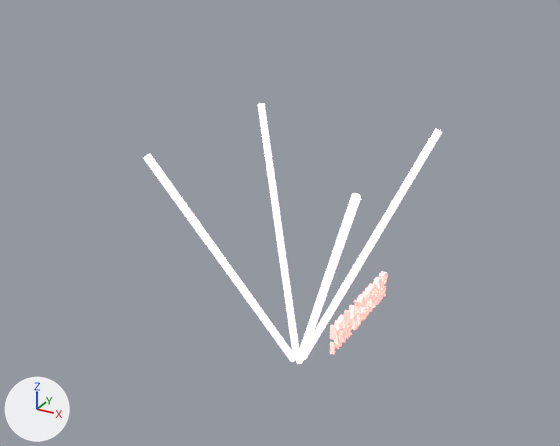
The glTF model static/hollywood-lights.glb as it was, and as the next commit left it.
Camera for both pictures: a 50 mm camera at (157.0, -305.0, 196.0) aimed at (-11.0, 1.0, 43.0). The lights are fixed; the arrows at lower left show +X, +Y and +Z. Where no turn or scale is listed for an object, it has been applied to the vertices. Vertices at the same position are counted once.

Script lines for the objects in view, before the commit:
```python
ob_cylinder = bpy.data.objects.new('Cylinder', me_cylinder_001)
ob_cylinder.location = (-25.7, -25.8, 27.6)
ob_cylinder_001 = bpy.data.objects.new('Cylinder.001', me_cylinder_002)
ob_cylinder_001.location = (25.9, 25.7, 27.6)
ob_cylinder_002 = bpy.data.objects.new('Cylinder.002', me_cylinder_003)
ob_cylinder_002.location = (-25.7, 25.7, 27.6)
ob_cylinder_003 = bpy.data.objects.new('Cylinder.003', me_cylinder)
ob_cylinder_003.location = (25.9, -25.8, 27.6)
ob_hollywood = bpy.data.objects.new('hollywood', me_text)
ob_hollywood.location = (32.9, 2.7, 10.2)
ob_nitelighter = bpy.data.objects.new('niteLighter', me_text_001)
ob_nitelighter.location = (33.5, 8.4, 3.3)
```
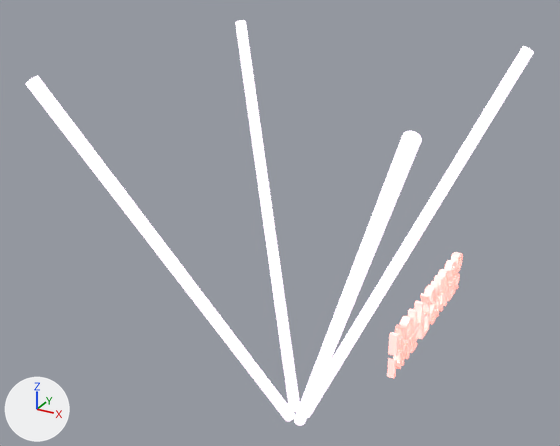
Location of each change, (x1, y1, x2, y2) in pixels of the pictures (560 x 446 px):
'Cylinder', reshaped, moved (76% wider, 66% taller): before (143, 153, 296, 362); after (25, 75, 295, 422)
'Cylinder.001', reshaped, moved (64% wider, 60% taller): before (304, 128, 442, 360); after (307, 46, 534, 418)
'Cylinder.003', reshaped, moved (95% wider, 72% taller): before (296, 193, 361, 364); after (294, 131, 422, 426)
'Cylinder.002', reshaped, moved (57% wider, 55% taller): before (258, 103, 299, 356); after (235, 20, 300, 412)
'hollywood', reshaped, moved (29% wider, 50% taller): before (330, 271, 388, 340); after (388, 252, 463, 356)
'niteLighter', reshaped, moved (30% wider, 50% taller): before (330, 286, 386, 355); after (387, 274, 460, 378)

What the commit changed:
me_cylinder_001 has 64 vertices, 64 faces and spans x -25.7..25.7, y -25.7..25.7, z -59.6..59.6.
me_cylinder_001 is used by ob_cylinder; location (-25.7, -25.8, 27.6).
me_cylinder_001 part 1: the whole mesh is multiplied about its middle by the matrix ((1.623, 0.0, 0.0), (0.0, 1.623, 0.0), (0.0, 0.0, 1.623)).
me_cylinder_002 has 64 vertices, 64 faces and spans x -25.7..25.7, y -25.7..25.7, z -59.6..59.6.
me_cylinder_002 is used by ob_cylinder_001; location (25.9, 25.7, 27.6).
me_cylinder_002 part 2: the whole mesh is multiplied about its middle by the matrix ((1.623, 0.0, 0.0), (0.0, 1.623, 0.0), (0.0, 0.0, 1.623)).
me_cylinder_003 has 64 vertices, 64 faces and spans x -25.7..25.7, y -25.7..25.7, z -59.6..59.6.
me_cylinder_003 is used by ob_cylinder_002; location (-25.7, 25.7, 27.6).
me_cylinder_003 part 3: the whole mesh is multiplied about its middle by the matrix ((1.623, 0.0, 0.0), (0.0, 1.623, 0.0), (0.0, 0.0, 1.623)).
me_cylinder has 64 vertices, 64 faces and spans x -25.7..25.7, y -25.7..25.7, z -59.6..59.6.
me_cylinder is used by ob_cylinder_003; location (25.9, -25.8, 27.6).
me_cylinder part 4: the whole mesh is multiplied about its middle by the matrix ((1.623, 0.0, 0.0), (0.0, 1.623, 0.0), (0.0, 0.0, 1.623)).
me_text has 3048 vertices, 6076 faces and spans x -0.5..1.9, y -34.3..29.2, z -2.6..4.4.
me_text is used by ob_hollywood; location (32.9, 2.7, 10.2).
me_text part 5: the whole mesh is multiplied about its middle by the matrix ((1.435, 0.0, 0.0), (0.0, 1.435, 0.0), (0.0, 0.0, 1.435)), then moved by (-0.7, -6.7, -1.1).
me_text_001 has 1330 vertices, 2620 faces and spans x -1.1..1.1, y -39.9..23.0, z -3.4..3.2.
me_text_001 is used by ob_nitelighter; location (33.5, 8.4, 3.3).
me_text_001 part 6: the whole mesh is multiplied about its middle by the matrix ((1.435, 0.0, 0.0), (0.0, 1.435, 0.0), (0.0, 0.0, 1.435)), then moved by (0.0, -7.9, 0.0).
Object 'Cylinder' (ob_cylinder) moves from (-25.7, -25.8, 27.6) to (-41.7, -41.9, 27.6).
Object 'Cylinder.001' (ob_cylinder_001) moves from (25.9, 25.7, 27.6) to (42.0, 41.8, 27.6).
Object 'Cylinder.002' (ob_cylinder_002) moves from (-25.7, 25.7, 27.6) to (-41.7, 41.8, 27.6).
Object 'Cylinder.003' (ob_cylinder_003) moves from (25.9, -25.8, 27.6) to (42.0, -41.9, 27.6).
Object 'hollywood' (ob_hollywood) moves from (32.9, 2.7, 10.2) to (67.0, 9.1, 23.2).
Object 'niteLighter' (ob_nitelighter) moves from (33.5, 8.4, 3.3) to (67.0, 15.9, 11.8).
